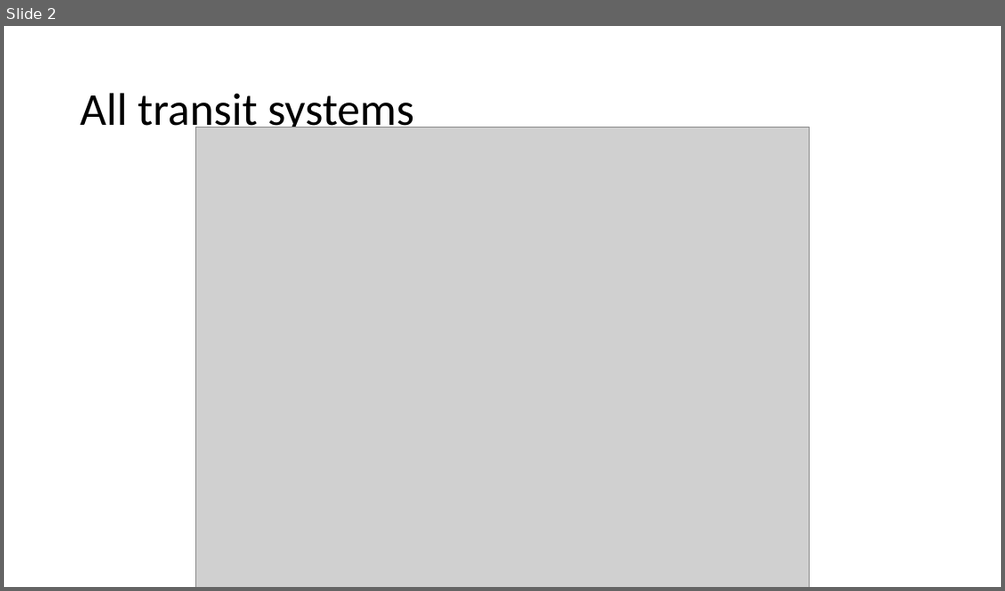
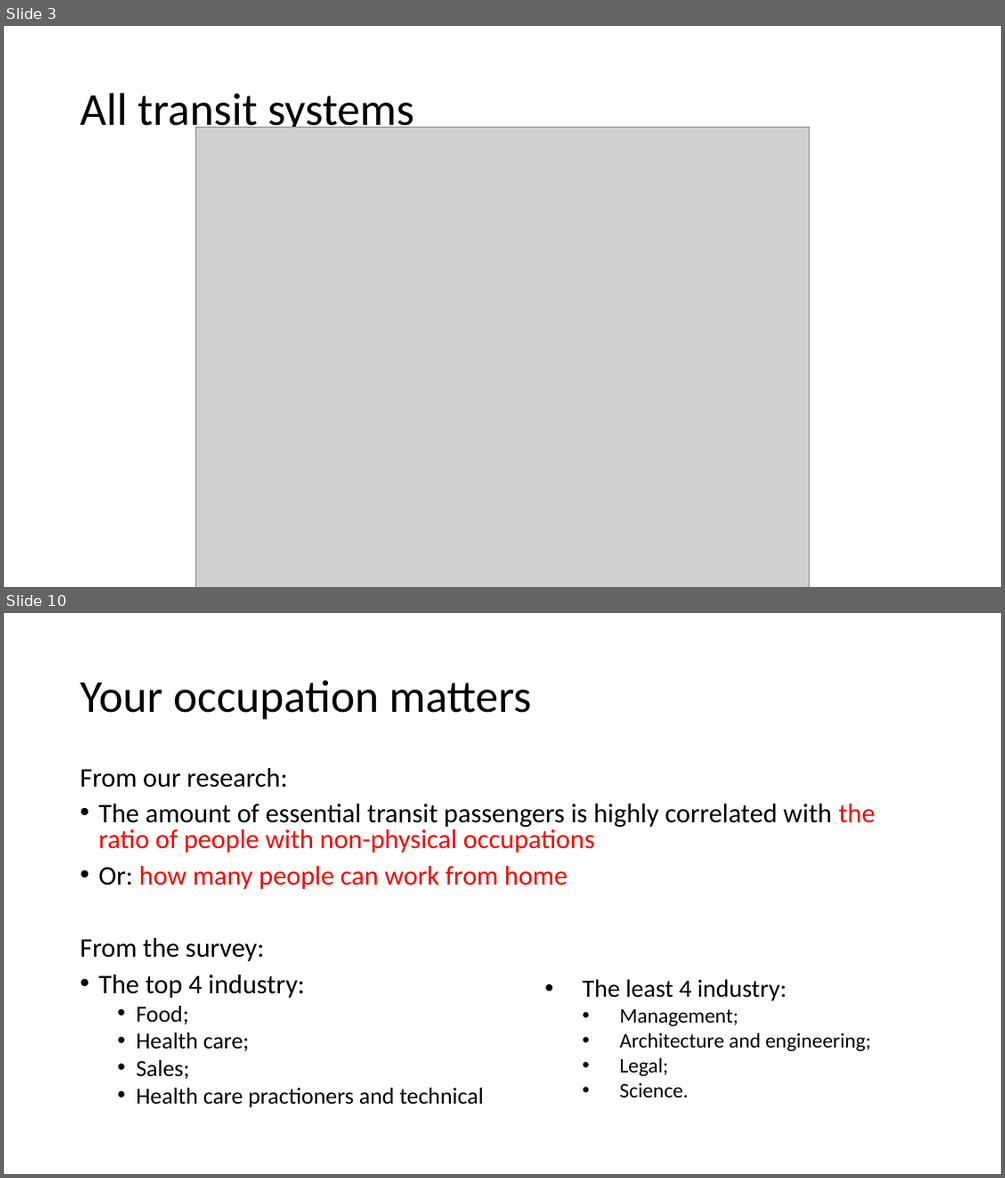
Before and after one commit to luyuliu/COVID-Transit-Demand, a slide deck: doc/pre_results.pptx. Shown one above the other, each under a label of ours: slide 2 before the commit, slides 3 and 10 after it; the slides between them are not shown. The pictures are 1005x591 and 1005x1178 pixels, drawn with LibreOffice and Linux fonts; fonts in the diff are those of the drawing; grey boxes stand for pictures. Boxes give left, top, right and bottom in pixels: in the first picture for what was removed or moved away, otherwise in the second. Text is boxed around its words. In the diff, an @@ line names an element or a change of style, - is before the commit and + after.

```diff
--- a/doc/pre_results.pptx
+++ b/doc/pre_results.pptx
@@ slide 10 added at (4,613,1001,1174), background #FFFFFF @@
@@ title added at (80,680,532,720), 44 pt, text #000000 @@
+Your occupation matters
@@ text added at (80,768,875,1108), 25.9 pt, text #000000 @@
+From our research:
+• The amount of essential transit passengers is highly correlated with the ratio of people with non-physical occupations
+• Or: how many people can work from home
+From the survey:
+• The top 4 industry:
+  • Food;
+  • Health care;
+  • Sales;
+  • Health care practioners and technical
@@ text added at (582,979,871,1097), 20 pt, text #000000 @@
+• The least 4 industry:
+  • Management;
+  • Architecture and engineering;
+  • Legal;
+  • Science.
@@ what was slide 2 is now slide 3 @@
```
Also in this commit, not shown: 5 slides changed, 10 other slides added, 7 slides removed, 1 other file.
